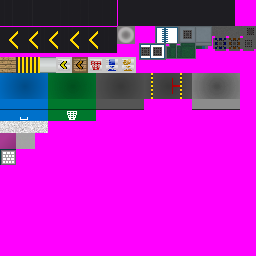
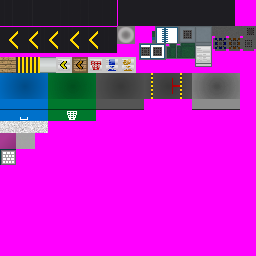
Comparing the layer stacks of the two 256 × 256 images. Changes:
painted on "Color" over (152, 31, 212, 67)
